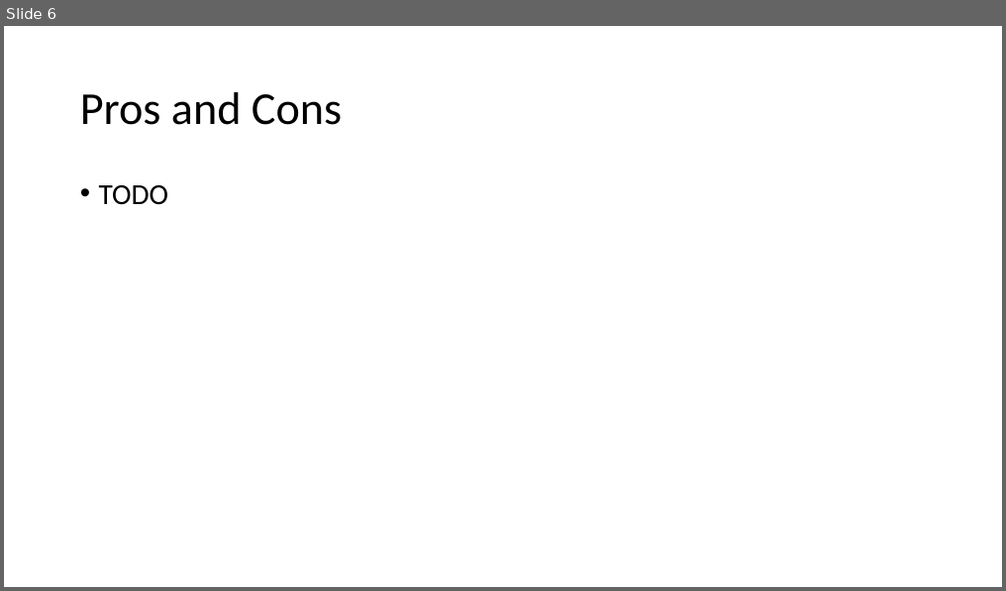
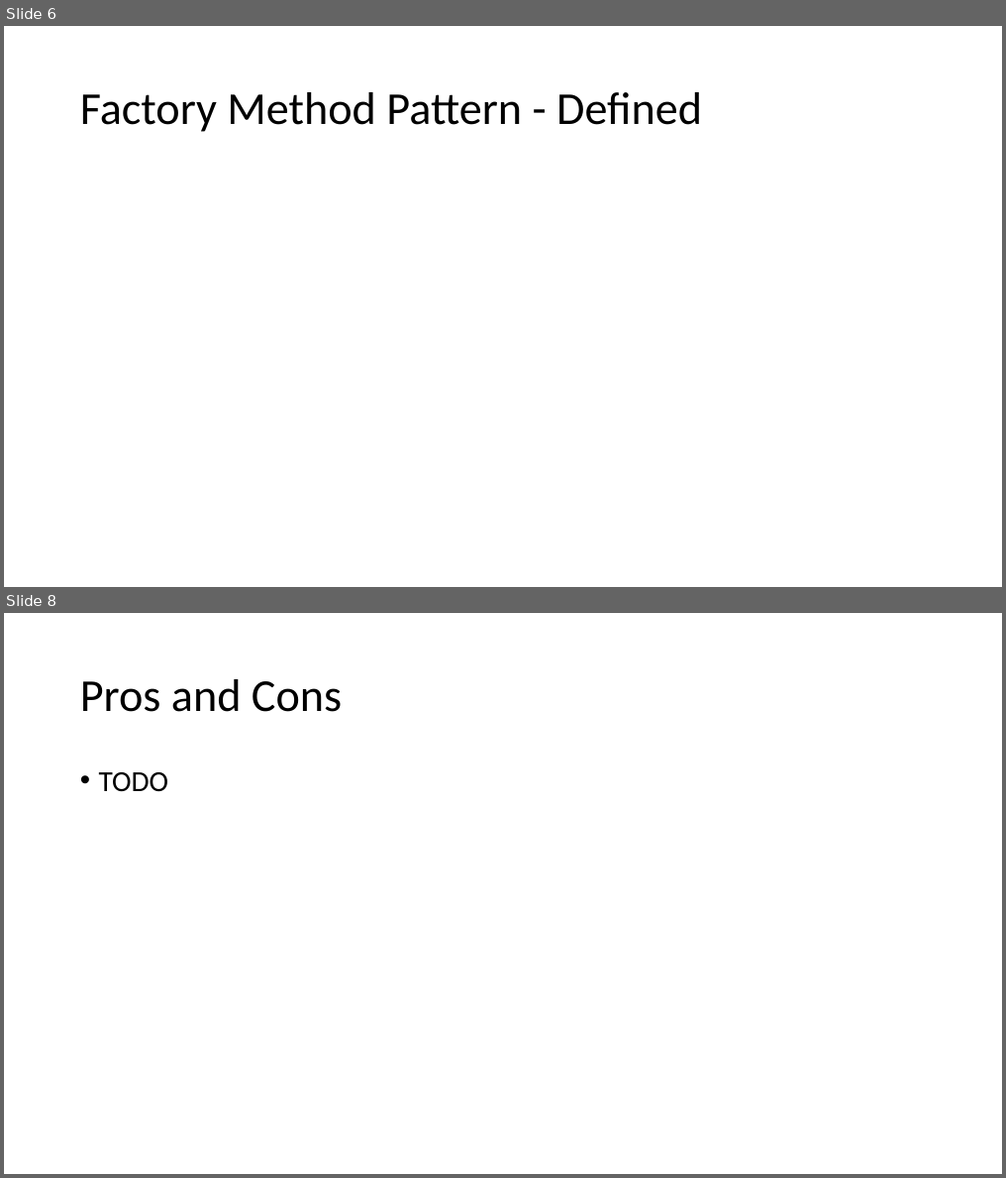
Before and after one commit to crsdrw/patterns, a slide deck: Patterns/docs/Factory Method.pptx. Shown one above the other, each under a label of ours: slide 6 before the commit, slides 6 and 8 after it; the slides between them are not shown. The pictures are 1006x591 and 1006x1178 pixels, drawn with LibreOffice and Linux fonts; fonts in the diff are those of the drawing. Boxes give left, top, right and bottom in pixels: in the first picture for what was removed or moved away, otherwise in the second. Text is boxed around its words. In the diff, an @@ line names an element or a change of style, - is before the commit and + after.

```diff
--- a/Patterns/docs/Factory Method.pptx
+++ b/Patterns/docs/Factory Method.pptx
@@ slide 6 added at (4,26,1002,587), background #FFFFFF @@
@@ title added at (80,92,702,132), 44 pt, text #000000 @@
+Factory Method Pattern - Defined
@@ what was slide 6 is now slide 8 @@
```
Also in this commit, not shown: 2 slides changed, 2 other slides added, 1 slide removed, 2 other files.
